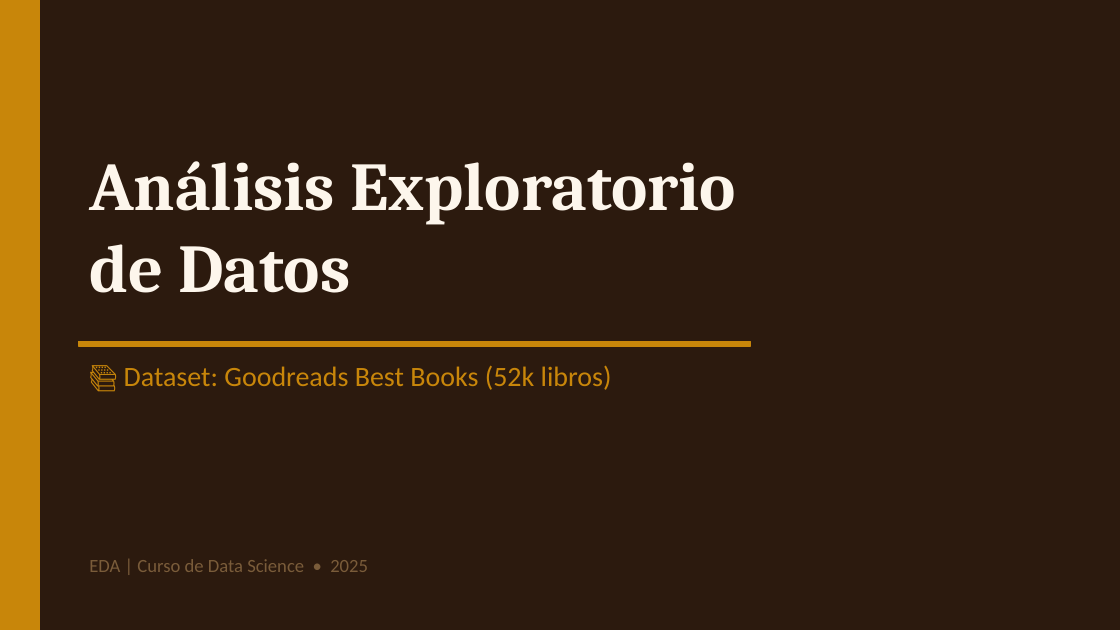
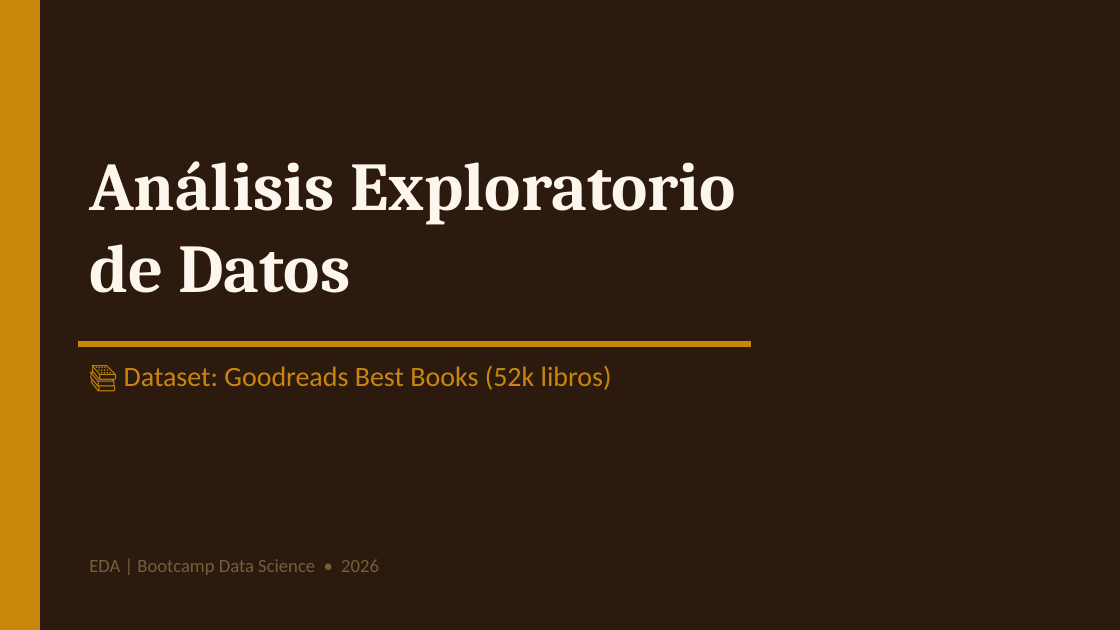
Before and after one commit to fgoiri/EDA-GoodReads-Books, a slide deck: slide 1 of Presentacion/EDA_Goodreads.pptx. Drawn at 1120x630 pixels with LibreOffice and Linux fonts; fonts in the diff are those of the drawing. Boxes give left, top, right and bottom in pixels: in the first picture for what was removed or moved away, otherwise in the second. Text is boxed around its words. In the diff, an @@ line names an element or a change of style, - is before the commit and + after.

```diff
--- a/Presentacion/EDA_Goodreads.pptx
+++ b/Presentacion/EDA_Goodreads.pptx
@@ text at bbox=[89, 559, 379, 575]: text changed @@
-EDA | Curso de Data Science • 2025
+EDA | Bootcamp Data Science • 2026
```
Also in this commit, not shown: 1 other file.
